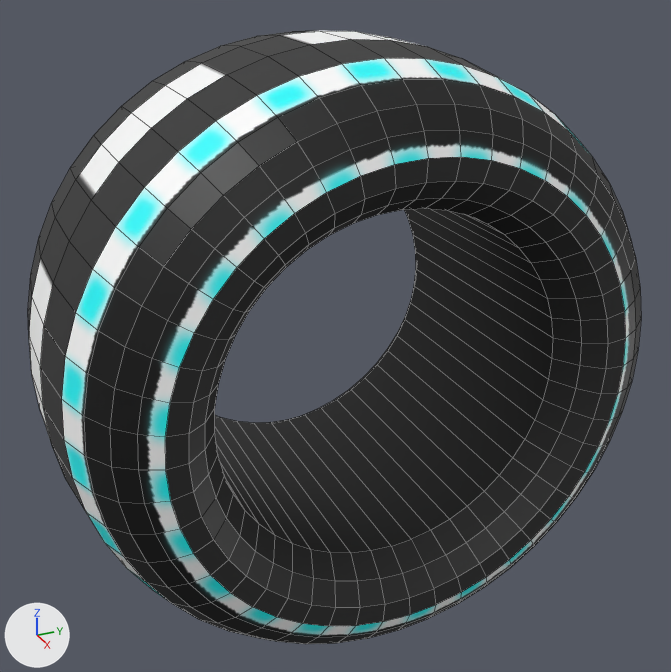
An edit to the OBJ model Resources/tire/tire.obj, drawn before and after from the same camera.
Before and after are seen from a 50 mm lens placed at (1.335, -0.598, 0.665), pointed at (0.002, 0.002, -0.002). Arrows for +X, +Y and +Z are at lower left; the lights stay in place. Mesh edges are drawn as thin lines. Where no turn or scale is listed for an object, it has been applied to the vertices.

The first picture shows 'トーラス'.
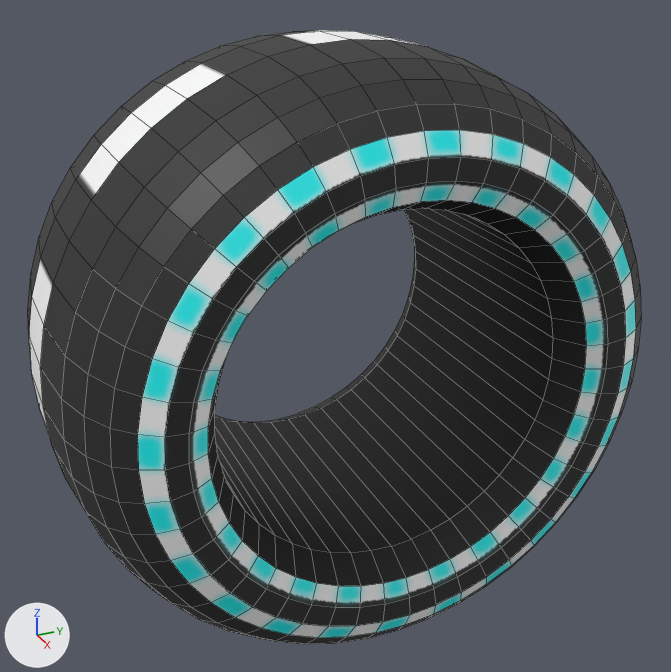
Location of each change, [x1, y1, x2, y2] in pixels of the pictures (671 x 672 px; the box of a moved part takes in the faces that stretch with it):
'トーラス', reshaped, surface changed: [28, 31, 641, 644] in both
part 1 of me_トーラス, moved or reshaped: before [304, 300, 411, 415]; after [252, 247, 416, 423]
part 2 of me_トーラス, moved or reshaped: [189, 181, 608, 608] in both
part 3 of me_トーラス, surface changed: [28, 31, 641, 644] in both

The change, as a list of edits to the scene's bpy script:
```text
Change me_トーラス:
    where me_トーラス.from_pydata(...)  # 864 vertices, 864 faces; spans x -0.3..0.3, y -0.496..0.496, z -0.496..0.496
    used by ob_トーラス; location = (0.0, 0.0, 0.0)
    me_トーラス part 1: all 48 vertices in x -0.271, y -0.312..0.312, z -0.312..0.312 are moved by (-0.012, 0.0, 0.0)
    me_トーラス part 2: all 48 vertices in x 0.271, y -0.312..0.312, z -0.312..0.312 are moved by (0.012, 0.0, 0.0)
    me_トーラス part 3: texture (UV) coordinates of 768 of 864 faces, centred in x -0.299..0.299, y -0.487..0.487, z -0.487..0.487, changed; they spanned u 0.01..0.95, v 0.21..0.95 and now span u 0.03..0.94, v 0.21..0.94
```
